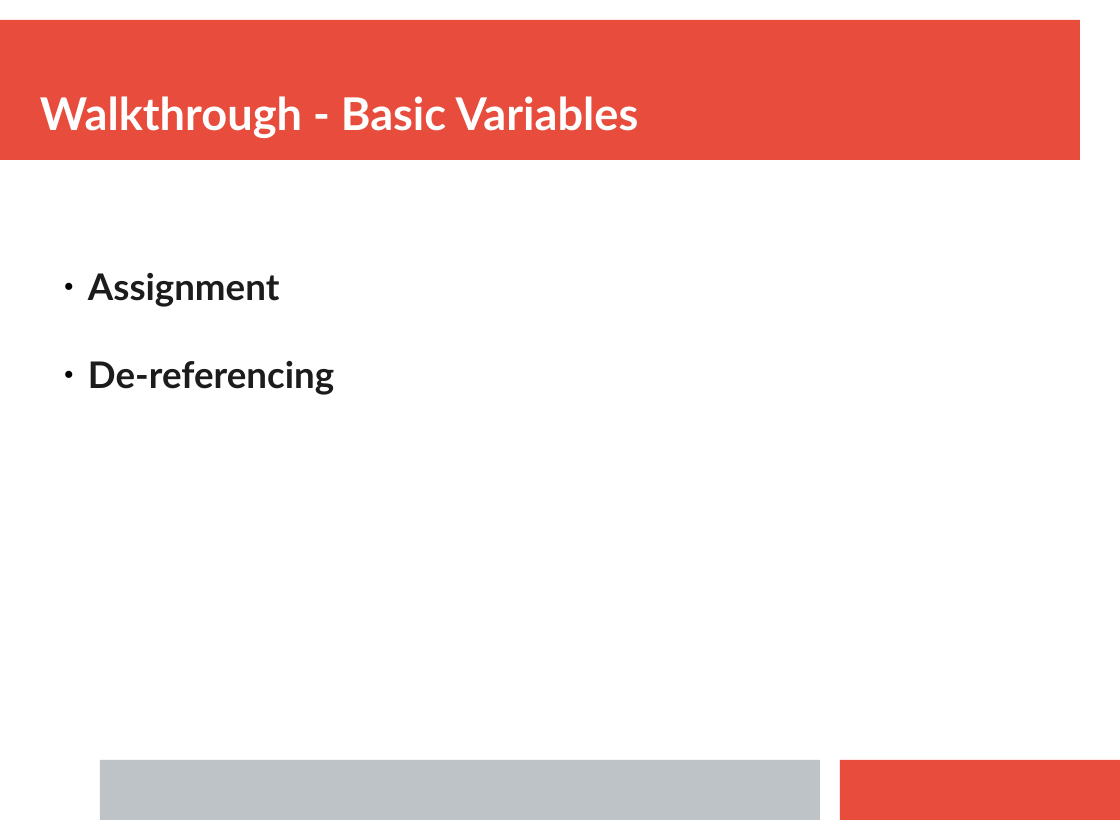
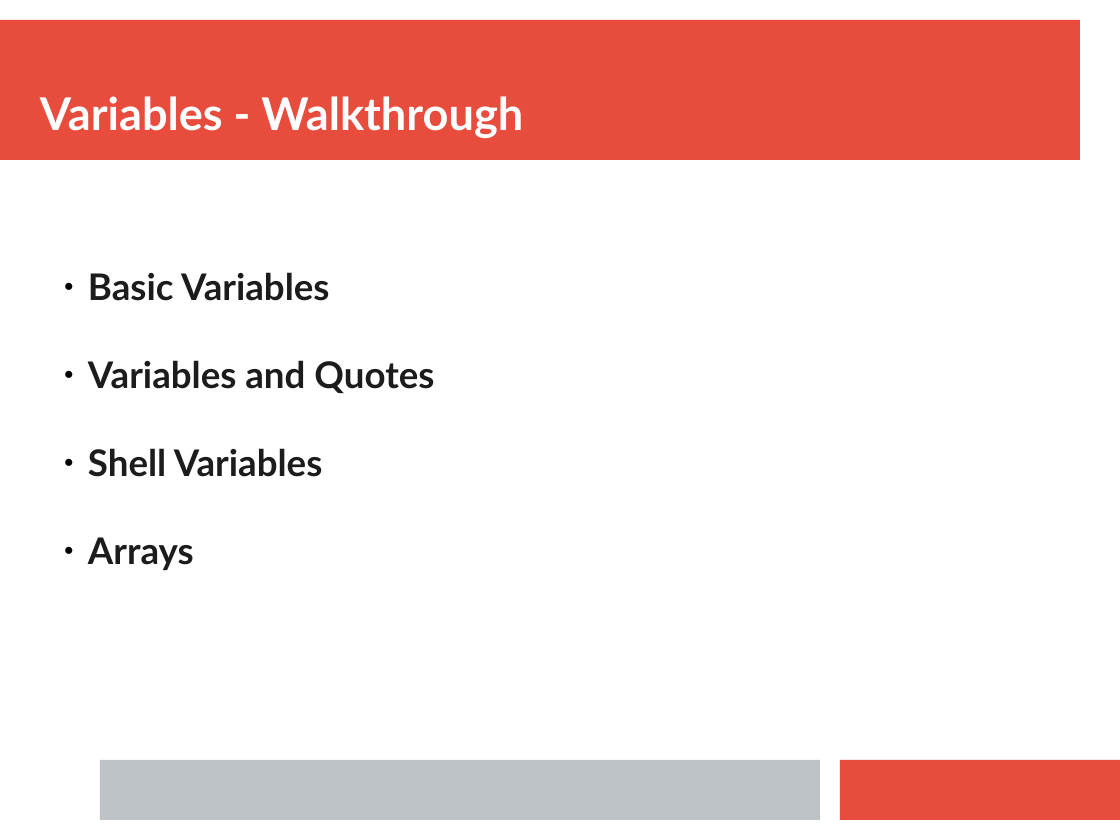
Before and after one commit to ianmiell/introduction-to-bash, a slide deck: slide 21 of slides/introduction_to_bash.pptx. Drawn at 1120x840 pixels with LibreOffice and Linux fonts; fonts in the diff are those of the drawing. Boxes give left, top, right and bottom in pixels: in the first picture for what was removed or moved away, otherwise in the second. Text is boxed around its words. In the diff, an @@ line names an element or a change of style, - is before the commit and + after.

```diff
--- a/slides/introduction_to_bash.pptx
+++ b/slides/introduction_to_bash.pptx
@@ text at (40,96,523,138): text changed @@
-Walkthrough - Basic Variables
+Variables - Walkthrough
@@ text at (88,272,434,570): text changed @@
-  ● Assignment
-  ● De-referencing
+  ● Basic Variables
+  ● Variables and Quotes
+  ● Shell Variables
+  ● Arrays
```
Also in this commit, not shown: 43 other slides changed, 1 slide added, 10 slides removed, 27 other files.
